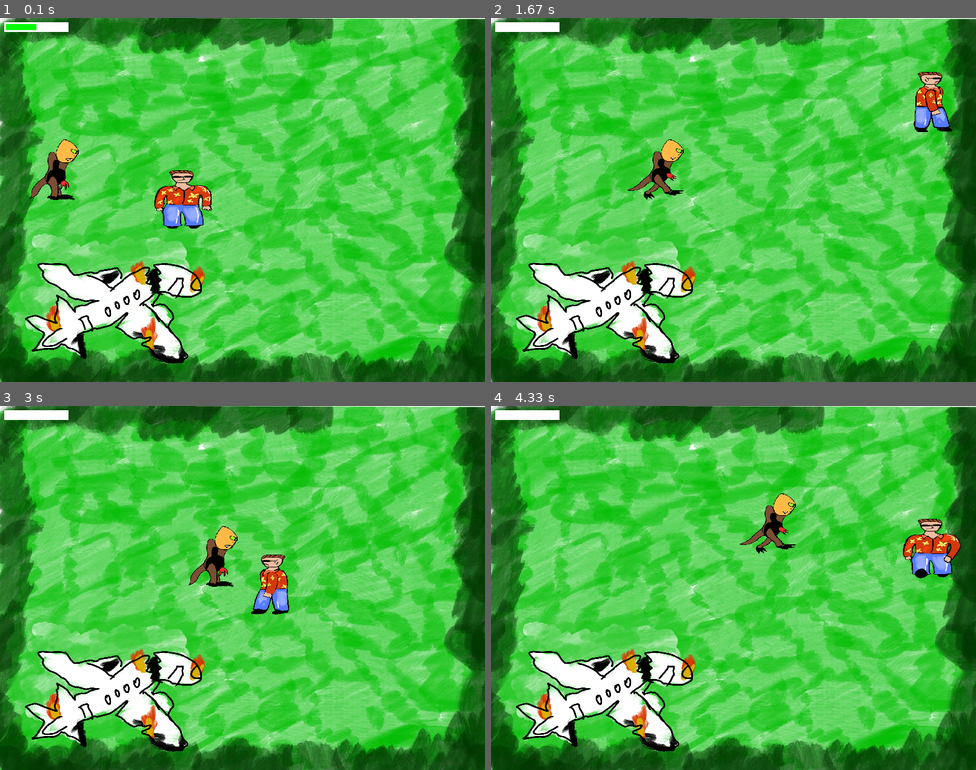
Above: before the commit, frames 1-4 (two rows, left to right).
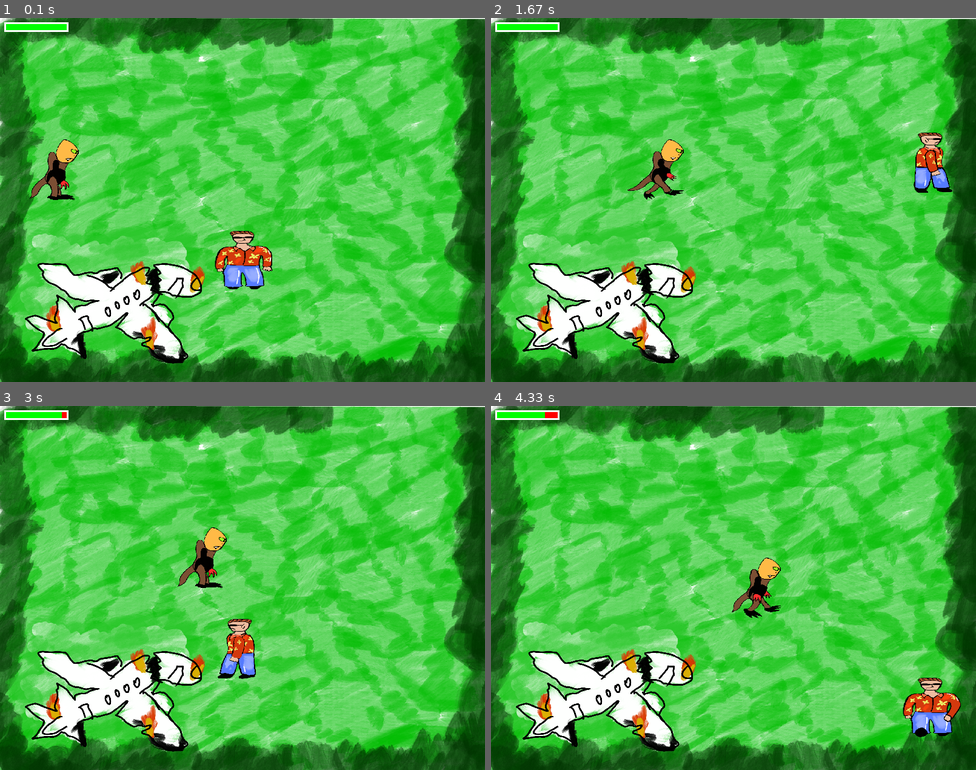
Above: after the commit, the same moments.

Repository: sartep1996/Final_Project_PyGame
Game: pygame game, started from main.py
The game is run twice, just before and just after one commit, with the same random seed, the same clock (stepped at 60 frames per second) and the same inputs.
Inputs:
- Up to frame 1 (0.1 s): no input
- Up to frame 2 (1.67 s): hold D 0.33-0.8 s; hold W 0.83-1.13 s; hold D 1.17-1.63 s
- Up to frame 3 (3 s): hold A 1.67-2.2 s; hold S 2.23-2.53 s; hold A 2.57-2.97 s
- Up to frame 4 (4.33 s): hold W 3-3.37 s; hold D 3.4-4.03 s; hold S from 4.07 s (still down)

The runs differ from the first frame. In frame 1, 2.7% of the frame differs, in the area x 7-57%, y 1-75%; in frame 2, 2.0%; in frame 3, 3.0%; in frame 4, 4.2%, in the area x 1-97%, y 1-91%.

Commit message:
player health bar fixed

Diff:
--- a/main.py
+++ b/main.py
@@ -15,7 +15,7 @@
 
 
 from player_movement import player
-player.set_position(250, 250)
+player.set_position(350, 350)
 from monster_1 import monster1
 monster1.set_position(200, 200)
 from background_objects import plane_b_object
@@ -37,15 +37,20 @@
             run = False
 
     player.player_update(screen)
+
+    if monster1.monster_attack_player(player.player_rect, screen):
+        damage = monster1.monster_attack_player(player.player_rect, screen)
+        if damage > 0:
+            player.take_damage(damage)
+
     monster1.monster_update(player.player_rect, screen)
     boundries(player.player_rect)
     boundries(monster1.monster_rect)
     collision_with_static_object(player.player_rect, plane_b_object_rect, 10)
     collision_with_static_object(monster1.monster_rect, plane_b_object_rect, 10)
     collision_with_moving_object(player.player_rect, monster1.monster_rect, 10, player.movement_speed, monster1.movement_speed,  screen_rect)
-    player_taking_damage(player.health, monster1.attack_damage)
-    damage = monster1.attack_damage
-    player.take_damage(damage, screen)
+
+    print(player.health)
 
     #black screen fill for default, all images are on top of it
     screen.fill((0, 0, 0))
@@ -54,9 +59,9 @@
     screen.blit(plane_b_object, plane_b_object_rect)
     # screen.blit(monster1, monster1.monster_rect)
     monster1.draw_monster(screen)
+
     player.draw(screen)
-    player.draw_health_bar(screen, 10, 10, player.health)
-
+    player.draw_health_bar(screen, 10, 10)
 
     pg.display.update()
 
--- a/monster_1.py
+++ b/monster_1.py
@@ -50,7 +50,7 @@
         self.should_follow_player = False
         self.patrol_mode = True
         self.monster_is_attacking = False
-        self.attack_damage = 10
+        self.attack_damage = 0
 
         # self.check_collision = True
 
@@ -317,7 +317,11 @@
                     else:
                         self.last_moved = self.monster_image_up_still
 
-        return self.attack_damage
+            self.attack_damage = 0.5
+            return self.attack_damage
+
+
+        return 0
 
 
      #responsible for animating charackter movement
--- a/player_movement.py
+++ b/player_movement.py
@@ -96,7 +96,9 @@
         self.movement_speed = 9
         self.last_moved = ''
         self.last_frame_time = time.time()
-        self.health = 100
+
+        self.max_health = 100
+        self.health = self.max_health
 
 
 
@@ -247,32 +249,37 @@
                 self.is_player_image = True
 
 
-    def draw_health_bar(self, screen, x, y, health):
+    def draw_health_bar(self, screen, x, y):
+
         bar_width = 100
         bar_height = 10
         fill_color = (0, 255, 0)
         outline_color = (255, 255, 255)
-        if health <0: health = 0
-
-
-        outline_rect = pg.Rect(x - 3, y - 3 , 3 + bar_width +3, 3+ bar_height +3)
+        draining_health_fill = (255, 0, 0)
+        if self.health <0: self.health = 0
+        ratio = self.health  / self.max_health
+
+        outline_rect = pg.Rect(x - 3, y - 3 , bar_width + 6, bar_height + 6)
         pg.draw.rect(screen, outline_color, outline_rect )
 
         health_bar_rect = pg.Rect(x, y, bar_width, bar_height)
-        pg.draw.rect(screen, outline_color, health_bar_rect)
-        fill_width = health * bar_width // 100  # Calculate the width based on health percentage
+        pg.draw.rect(screen, draining_health_fill, health_bar_rect)
+
+        fill_width = bar_width * ratio
         fill_rect = pg.Rect(x, y, fill_width, bar_height)
         pg.draw.rect(screen, fill_color, fill_rect)
 
 
-    def take_damage(self, amount, screen):
+    def take_damage(self, amount):
         self.health -= amount
         if self.health <= 0:
             self.health = 0
 
-        self.draw_health_bar(screen, 10, 10, self.health)
-
         return self.health
+
+    def player_dies(self):
+        if self.health == 0:
+            self.last_moved
 
 
 player_image_path_raw = 'Images/Player_sprites/player_still.png'
